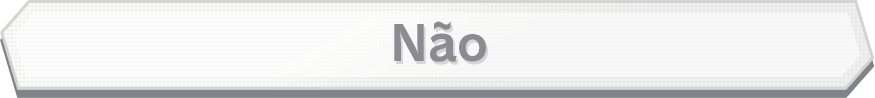
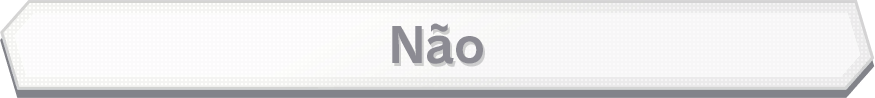
Layer changes from the first 875px x 98px image to the second:
added layer "Não V2 Centralizado" above "Não" over [392, 23, 483, 64]
hid "Não" over [394, 21, 486, 62]
